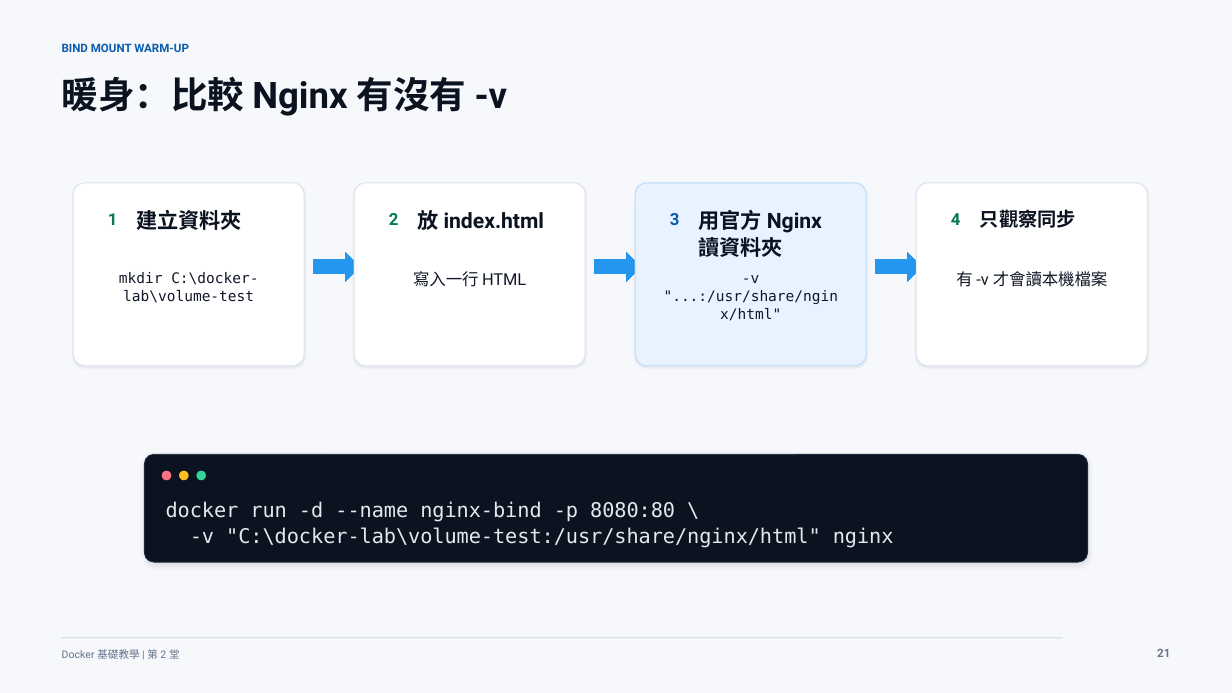
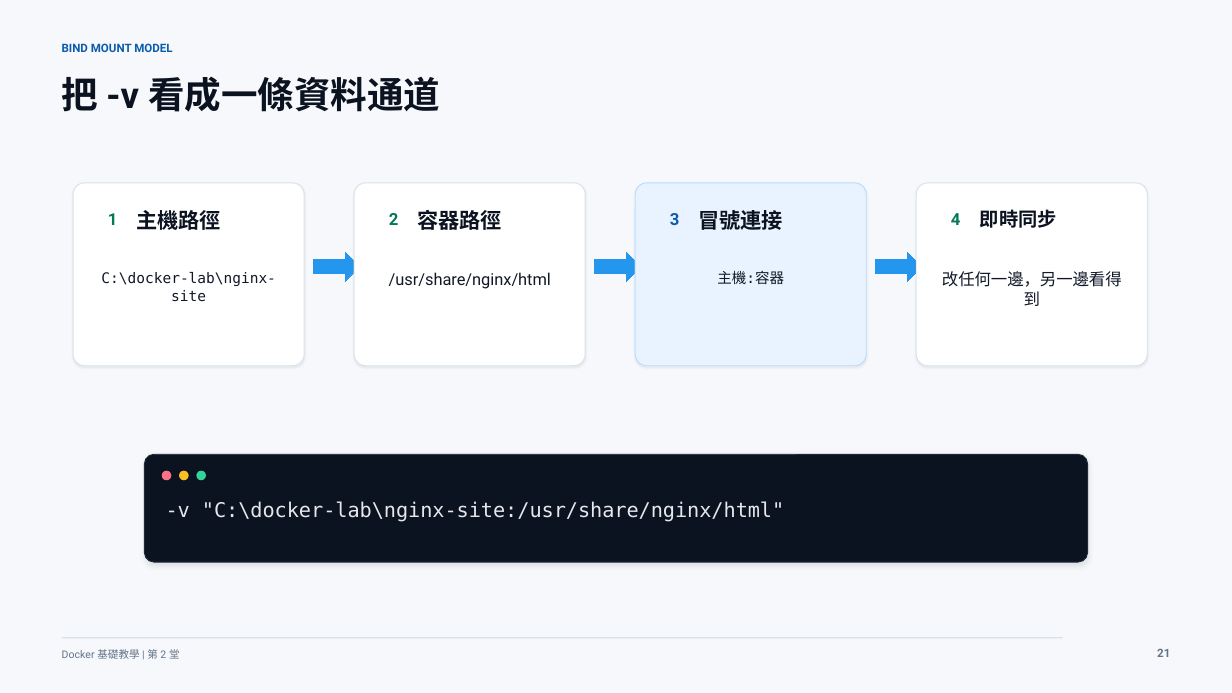
Before and after one commit to lalalalaluk/docker-practice, a slide deck: slide 22 of slides/docker-session2-flask-volume.pptx. Drawn at 1232x693 pixels with LibreOffice and Linux fonts; fonts in the diff are those of the drawing. Boxes give left, top, right and bottom in pixels: in the first picture for what was removed or moved away, otherwise in the second. Text is boxed around its words. In the diff, an @@ line names an element or a change of style, - is before the commit and + after.

```diff
--- a/slides/docker-session2-flask-volume.pptx
+++ b/slides/docker-session2-flask-volume.pptx
@@ text at [62, 43, 172, 52]: text changed @@
-BIND MOUNT WARM-UP
+BIND MOUNT MODEL
@@ text at [62, 77, 440, 112]: text changed @@
-暖身：比較 Nginx 有沒有 -v
+把 -v 看成一條資料通道
@@ text at [980, 209, 1057, 228]: text changed @@
-只觀察同步
+即時同步
@@ text at [137, 210, 221, 230]: text changed @@
-建立資料夾
+主機路徑
@@ text at [418, 210, 502, 230]: text changed @@
-放 index.html
+容器路徑
@@ text at [699, 210, 783, 230]: text changed @@
-用官方 Nginx 讀資料夾
+冒號連接
@@ text at [101, 272, 275, 302]: text changed @@
-mkdir C:\docker-lab\volume-test
+C:\docker-lab\nginx-site
@@ text at [389, 272, 551, 289]: text changed @@
-寫入一行 HTML
+/usr/share/nginx/html
@@ text at [717, 271, 784, 284]: text changed @@
--v "...:/usr/share/nginx/html"
+主機:容器
@@ text at [942, 271, 1122, 306]: text changed @@
-有 -v 才會讀本機檔案
+改任何一邊，另一邊看得到
@@ text at [166, 501, 784, 522]: text changed @@
-docker run -d --name nginx-bind -p 8080:80 \
--v "C:\docker-lab\volume-test:/usr/share/nginx/html" nginx
+-v "C:\docker-lab\nginx-site:/usr/share/nginx/html"
```
Also in this commit, not shown: 38 other slides changed, 3 slides added, 3 slides removed, 4 other files.
